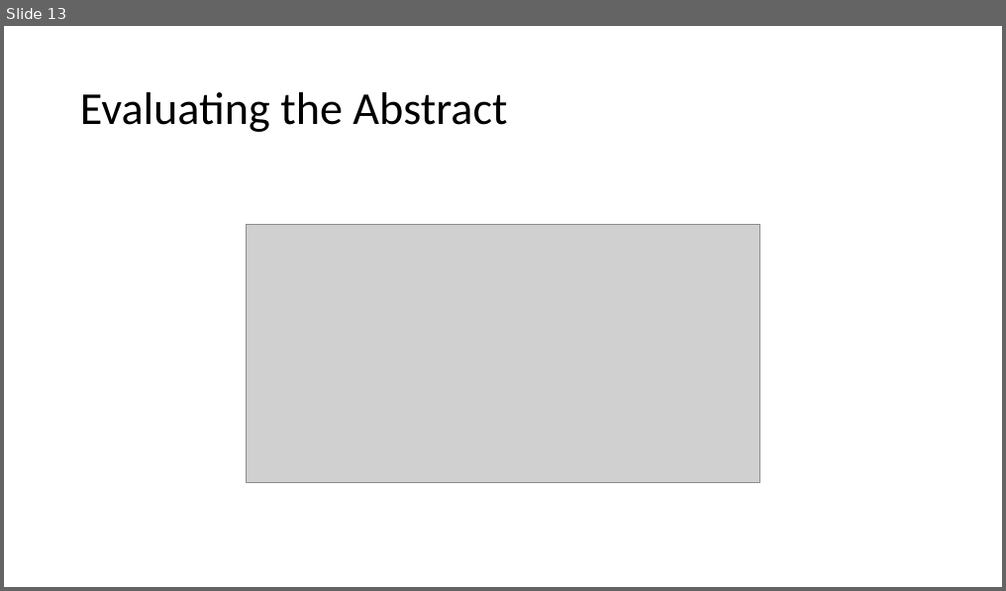
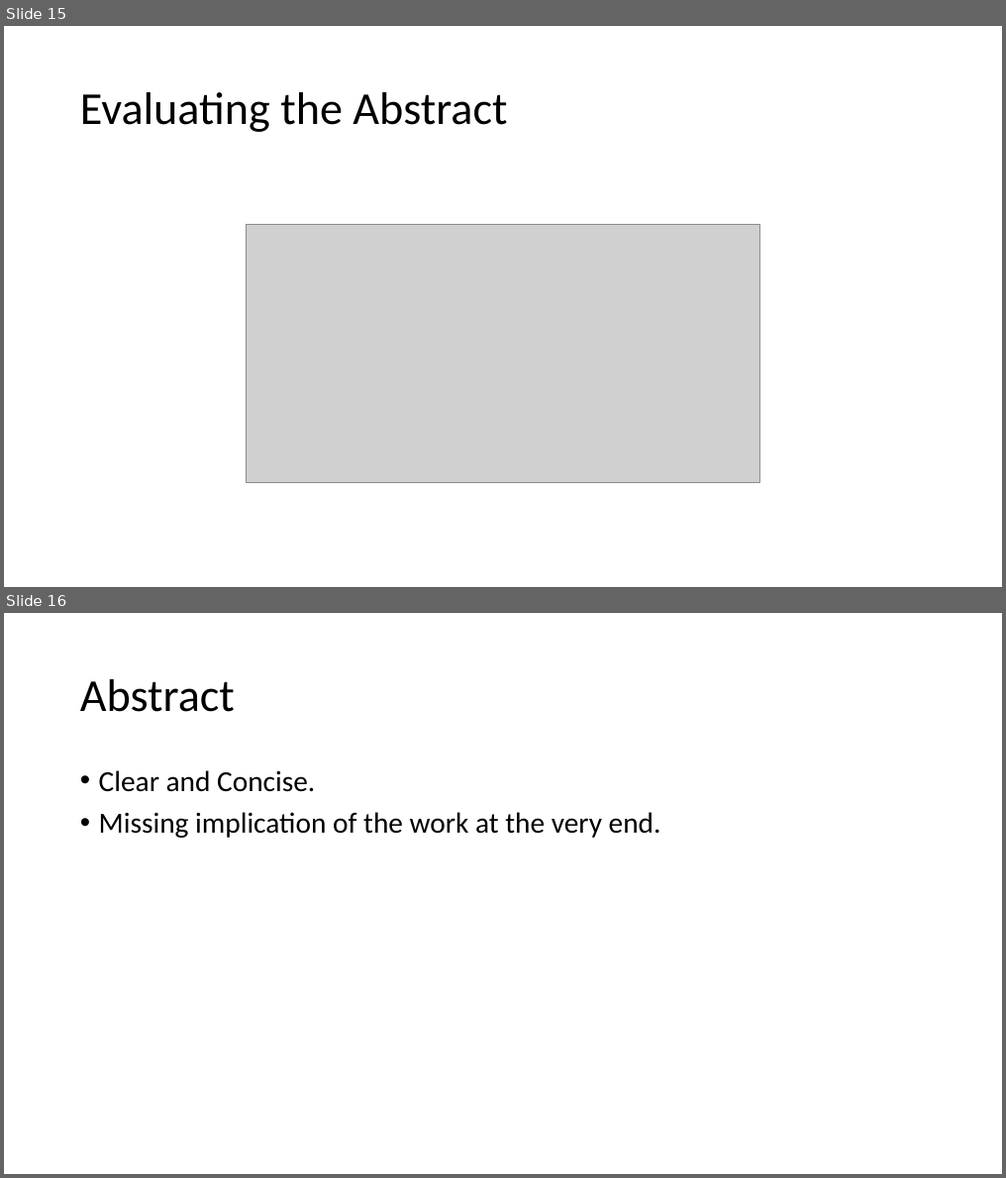
Before and after one commit to kensekense/unige, a slide deck: research_design/assignment1/Presentation_Ning_Tien-Tso.pptx. Shown one above the other, each under a label of ours: slide 13 before the commit, slides 15 and 16 after it. The pictures are 1006x591 and 1006x1178 pixels, drawn with LibreOffice and Linux fonts; fonts in the diff are those of the drawing; grey boxes stand for pictures. Boxes give left, top, right and bottom in pixels: in the first picture for what was removed or moved away, otherwise in the second. Text is boxed around its words. In the diff, an @@ line names an element or a change of style, - is before the commit and + after.

```diff
--- a/research_design/assignment1/Presentation_Ning_Tien-Tso.pptx
+++ b/research_design/assignment1/Presentation_Ning_Tien-Tso.pptx
@@ slide 16 added at [4, 613, 1002, 1174], background #FFFFFF @@
@@ title added at [80, 679, 235, 712], 44 pt, text #000000 @@
+Abstract
@@ text added at [99, 770, 661, 838], 28 pt, text #000000 @@
+• Clear and Concise.
+• Missing implication of the work at the very end.
@@ what was slide 13 is now slide 15 @@
```
Also in this commit, not shown: 10 slides changed, 4 other slides added, 2 slides removed, 1 other file.
